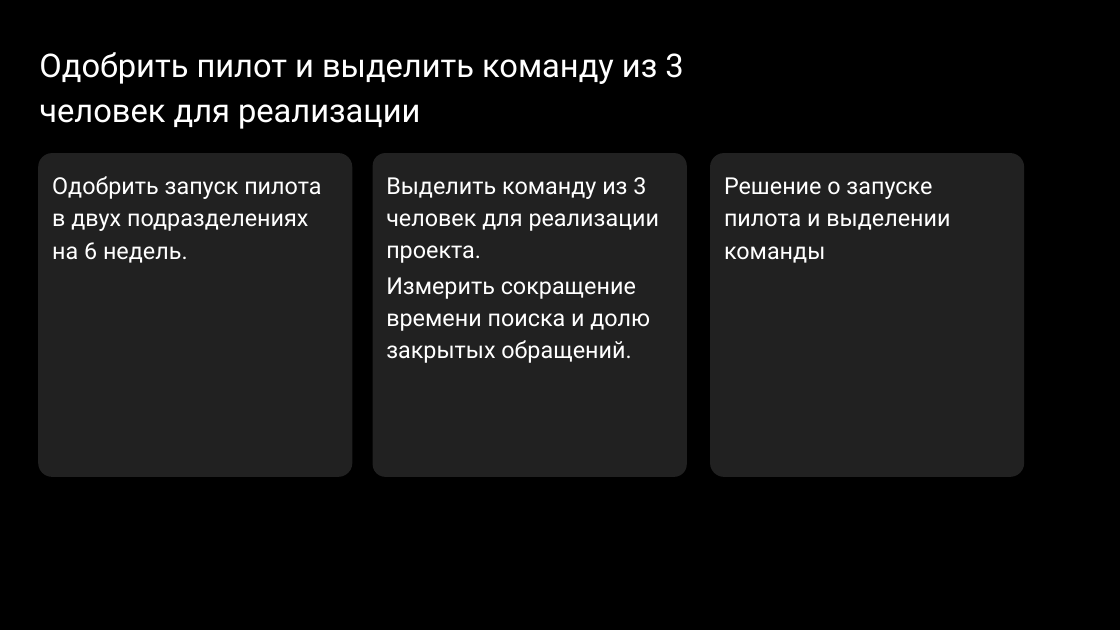
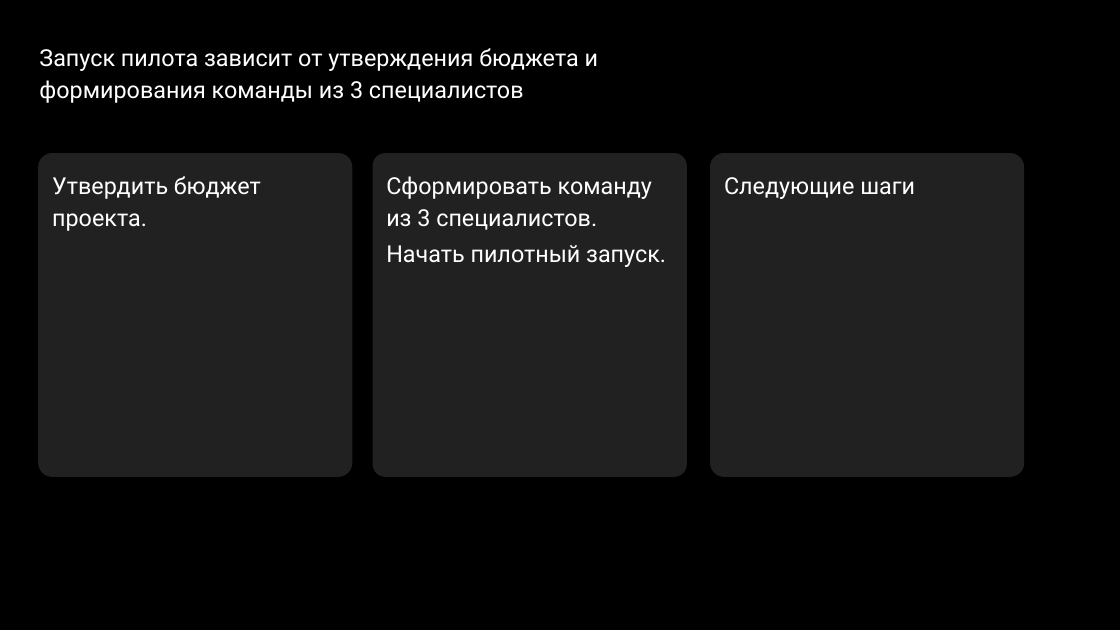
Before and after one commit to temurysega/lct_vk, a slide deck: slide 12 of deliverables/vk-workspace-focus.pptx. Drawn at 1120x630 pixels with LibreOffice and Linux fonts; fonts in the diff are those of the drawing; background and template pictures are left out. Boxes give left, top, right and bottom in pixels: in the first picture for what was removed or moved away, otherwise in the second. Text is boxed around its words. In the diff, an @@ line names an element or a change of style, - is before the commit and + after.

```diff
--- a/deliverables/vk-workspace-focus.pptx
+++ b/deliverables/vk-workspace-focus.pptx
@@ title at (x1=39, y1=48, x2=598, y2=103): text changed; size 28 to 20 pt @@
-Одобрить пилот и выделить команду из 3 человек для реализации
+Запуск пилота зависит от утверждения бюджета и формирования команды из 3 специалистов
@@ text in rounded rectangle at (x1=52, y1=176, x2=261, y2=231): text changed @@
-Одобрить запуск пилота в двух подразделениях на 6 недель.
+Утвердить бюджет проекта.
@@ text in rounded rectangle at (x1=386, y1=176, x2=666, y2=267): text changed @@
-Выделить команду из 3 человек для реализации проекта.
-Измерить сокращение времени поиска и долю закрытых обращений.
+Сформировать команду из 3 специалистов.
+Начать пилотный запуск.
@@ text in rounded rectangle at (x1=724, y1=177, x2=915, y2=199): text changed @@
-Решение о запуске пилота и выделении команды
+Следующие шаги
```
Also in this commit, not shown: 7 other slides changed, 4 slides added, 4 slides removed, 39 other files.
